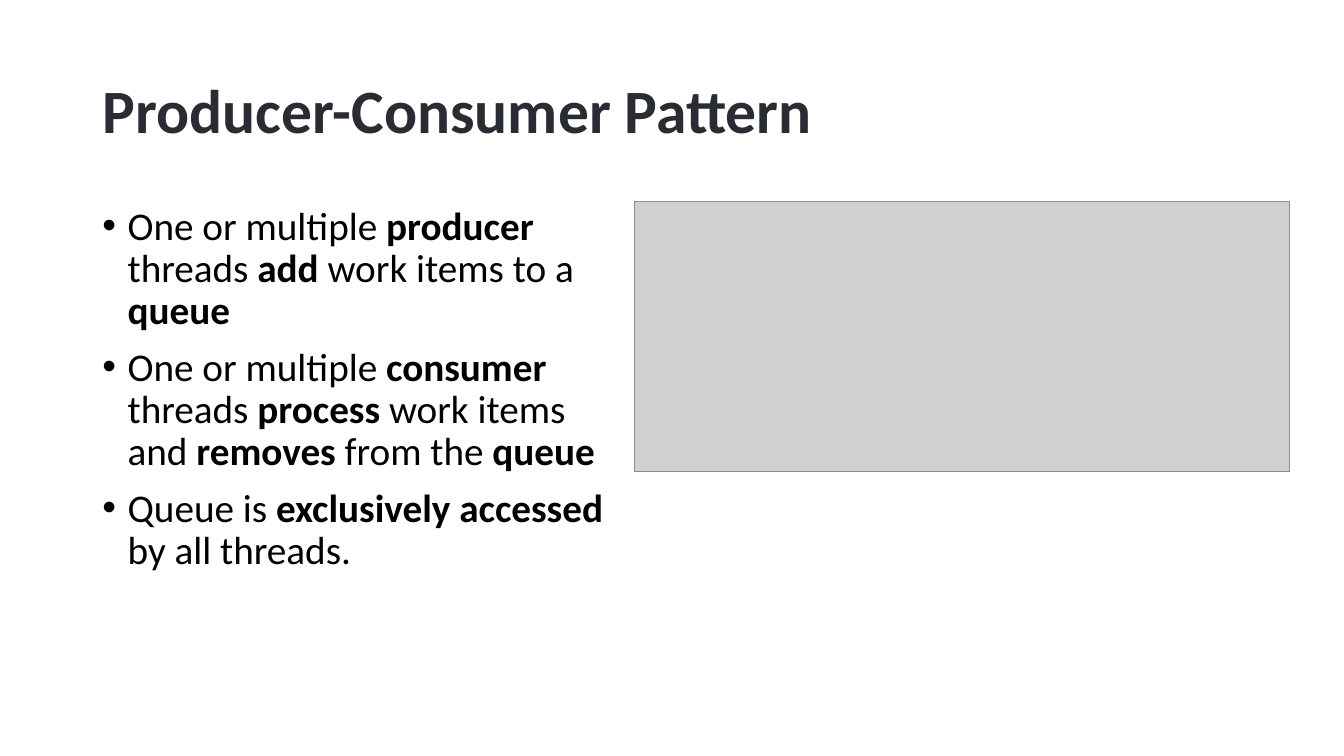
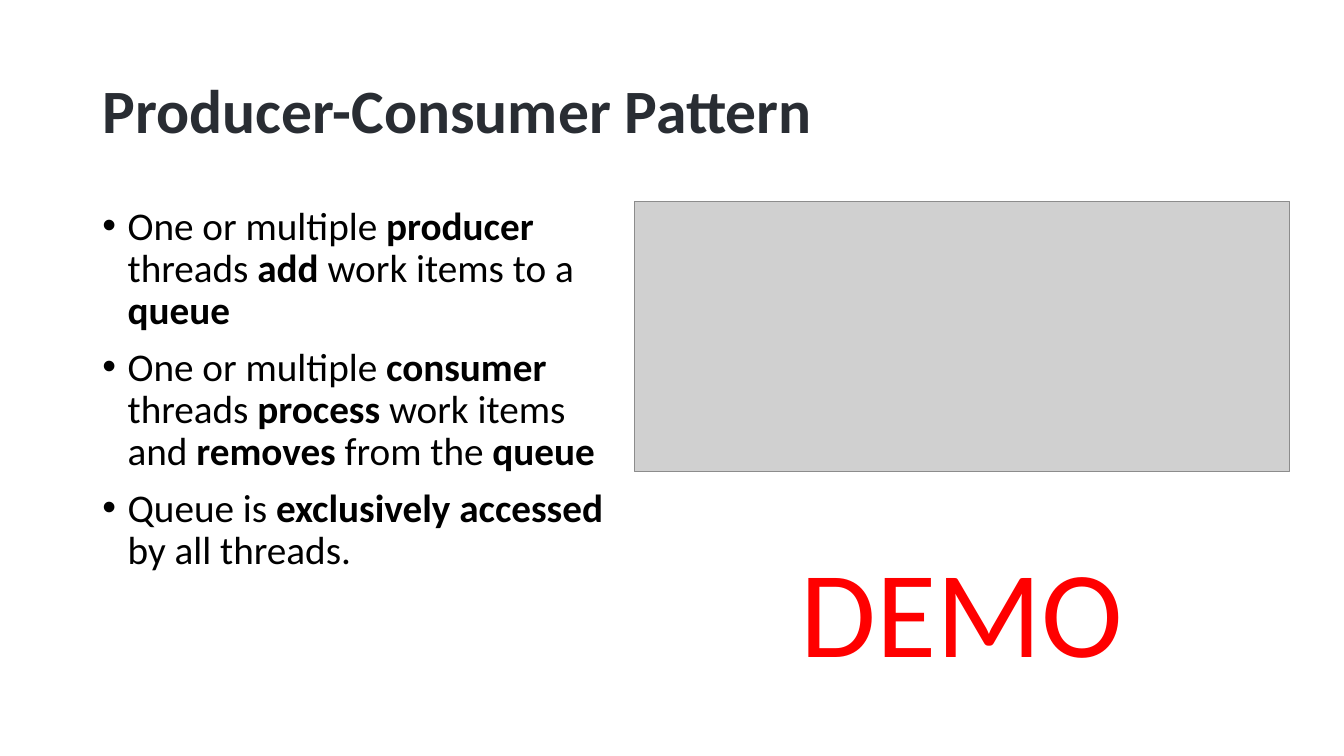
Before and after one commit to hikalkan/presentations, a slide deck: slide 12 of 2023-06-01 Dealing with Concurrency - Multi-Threading in Dotnet/Dotnet-Multi-Threading.pptx. Drawn at 1344x756 pixels with LibreOffice and Linux fonts; fonts in the diff are those of the drawing; grey boxes stand for pictures; background and template pictures are left out. Boxes give left, top, right and bottom in pixels: in the first picture for what was removed or moved away, otherwise in the second. Text is boxed around its words. In the diff, an @@ line names an element or a change of style, - is before the commit and + after.

```diff
--- a/2023-06-01 Dealing with Concurrency - Multi-Threading in Dotnet/Dotnet-Multi-Threading.pptx
+++ b/2023-06-01 Dealing with Concurrency - Multi-Threading in Dotnet/Dotnet-Multi-Threading.pptx
@@ text added at [801, 577, 1124, 658], 88 pt, text #FF0000 @@
+DEMO
```
Also in this commit, not shown: 2 other slides changed, 2 slides removed.
